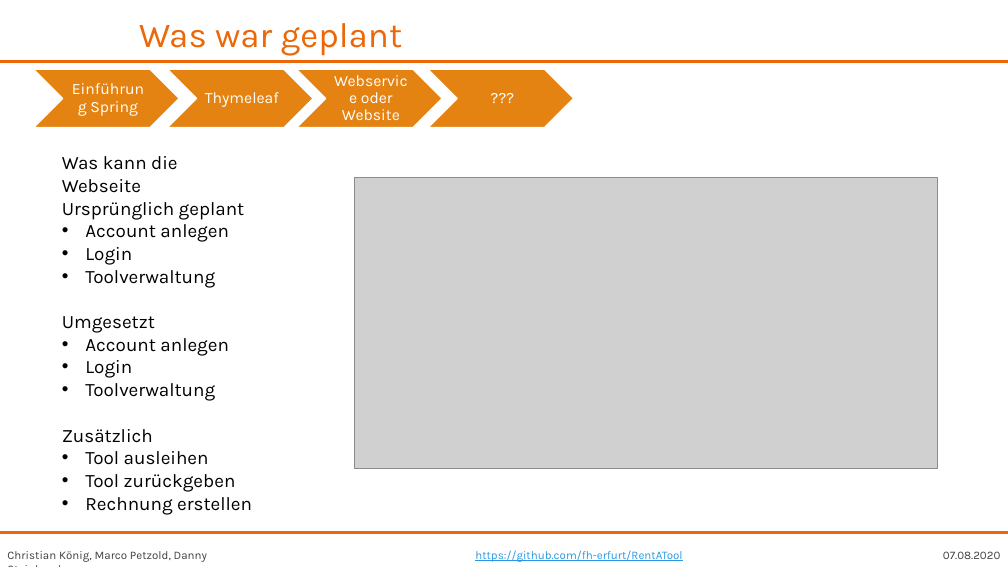
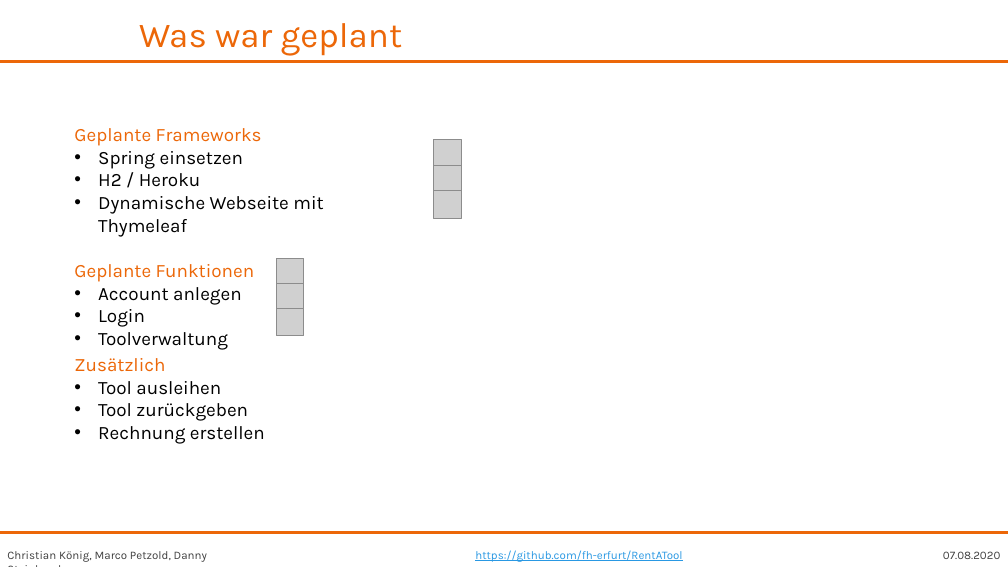
Before and after one commit to fh-erfurt/RentATool, a slide deck: slide 8 of share/presentations/Java 2/RentATool_17.07.2020_Danny.pptx. Drawn at 1008x567 pixels with LibreOffice and Linux fonts; fonts in the diff are those of the drawing; grey boxes stand for pictures; background and template pictures are left out. Boxes give left, top, right and bottom in pixels: in the first picture for what was removed or moved away, otherwise in the second. Text is boxed around its words. In the diff, an @@ line names an element or a change of style, - is before the commit and + after.

```diff
--- a/share/presentations/Java 2/RentATool_17.07.2020_Danny.pptx
+++ b/share/presentations/Java 2/RentATool_17.07.2020_Danny.pptx
@@ group removed at (x1=33, y1=70, x2=574, y2=128): 4 chevrons, 4 texts @@
-Einführung Spring
-Thymeleaf
-Webservice oder Website
-???
@@ text "Geplante Frameworks" moved from (x1=62, y1=156, x2=252, y2=511) to (x1=74, y1=128, x2=323, y2=350) @@
@@ text at (x1=74, y1=128, x2=323, y2=282): text changed @@
-Was kann die Webseite
-Ursprünglich geplant
+Geplante Frameworks
+• Spring einsetzen
+• H2 / Heroku
+• Dynamische Webseite mit Thymeleaf
+Geplante Funktionen
@@ picture added at (x1=434, y1=140, x2=461, y2=167) @@
@@ picture removed at (x1=354, y1=177, x2=937, y2=468) @@
@@ picture added at (x1=434, y1=166, x2=461, y2=193) @@
@@ picture added at (x1=434, y1=191, x2=461, y2=218) @@
@@ picture added at (x1=277, y1=258, x2=304, y2=285) @@
@@ picture added at (x1=277, y1=284, x2=304, y2=311) @@
@@ text at (x1=62, y1=316, x2=252, y2=511): paragraphs removed @@
-Umgesetzt
-• Account anlegen
-• Login
-• Toolverwaltung
-Zusätzlich
-• Tool ausleihen
-• Tool zurückgeben
-• Rechnung erstellen
@@ picture added at (x1=277, y1=309, x2=304, y2=336) @@
@@ text added at (x1=74, y1=358, x2=265, y2=444), 18 pt, text #000000 @@
+Zusätzlich
+• Tool ausleihen
+• Tool zurückgeben
+• Rechnung erstellen
```
Also in this commit, not shown: 2 other slides changed, 2 slides added, 1 slide removed.
